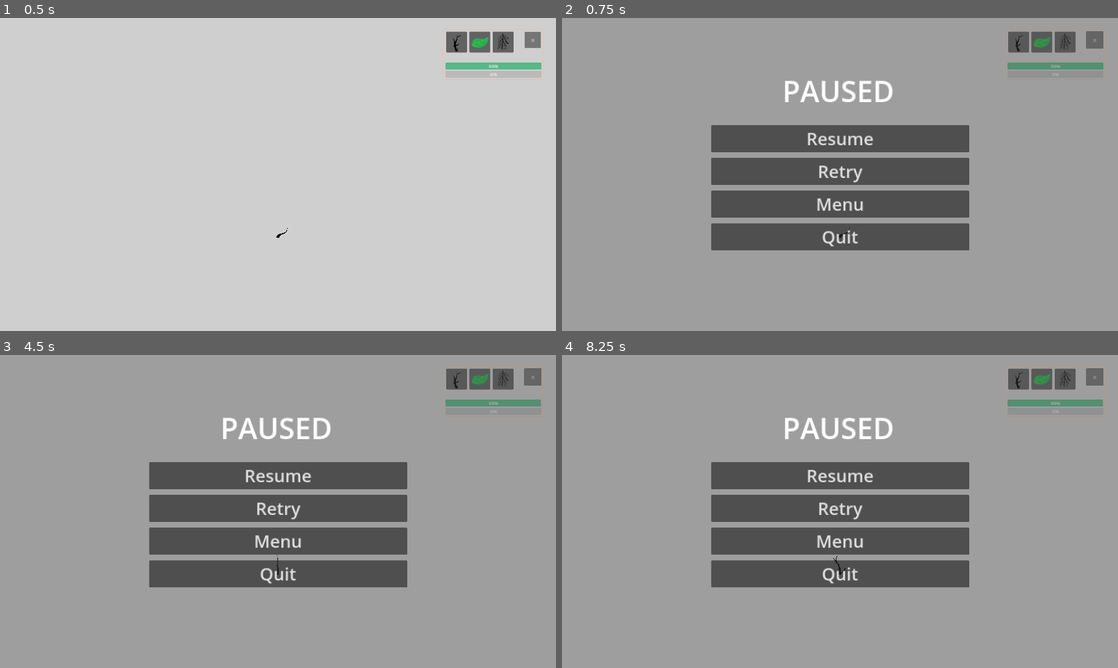
Above: before the commit, frames 1-4 (two rows, left to right).
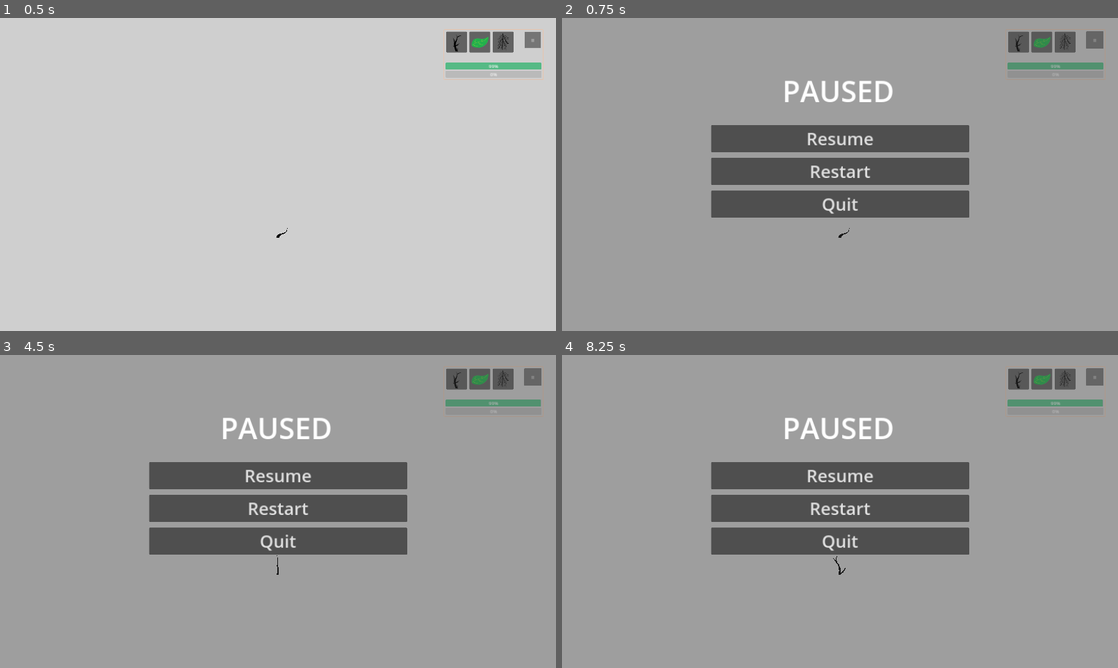
Above: after the commit, the same moments.

Repository: Elysaveth/gmtkjam24
Game: Godot game, scene res://scenes/tree_level.tscn
Two runs of this game, one before a commit and one after it. Both use one fixed random seed, a clock stepped at 60 frames per second and the inputs below.
Inputs (mouse positions are in pixels of both pictures, inside the frame that each line leads up to):
- Up to frame 1 (0.5 s): no input
- Up to frame 2 (0.75 s): click "II" at 0.5 s
- Up to frame 3 (4.5 s): click "Retry" (after the commit: "Restart") at 1.25 s; click (455, 380) at 2 s; click (478, 380) at 2.75 s; click (500, 380) at 3.5 s; click "II" at 4.25 s
- Up to frame 4 (8.25 s): click "Retry" (after the commit: "Restart") at 5 s; click (1017, 380) at 5.75 s; click (1040, 380) at 6.5 s; click (1062, 380) at 7.25 s; click "II" at 8 s

Frame 1 is identical in both runs. In frame 2, 4.4% of the frame differs, in the area x 26-74%, y 47-75%; in frame 3, 4.4%; in frame 4, 4.4%.

Commit message:
deleted menu button

Diff:
--- a/scenes/control.tscn
+++ b/scenes/control.tscn
@@ -190,9 +190,10 @@
 layout_mode = 2
 mouse_filter = 1
 theme_override_font_sizes/font_size = 60
-text = "Retry"
+text = "Restart"
 
 [node name="menu" type="Button" parent="pause_overlay/menu"]
+visible = false
 layout_mode = 2
 mouse_filter = 1
 theme_override_font_sizes/font_size = 60
